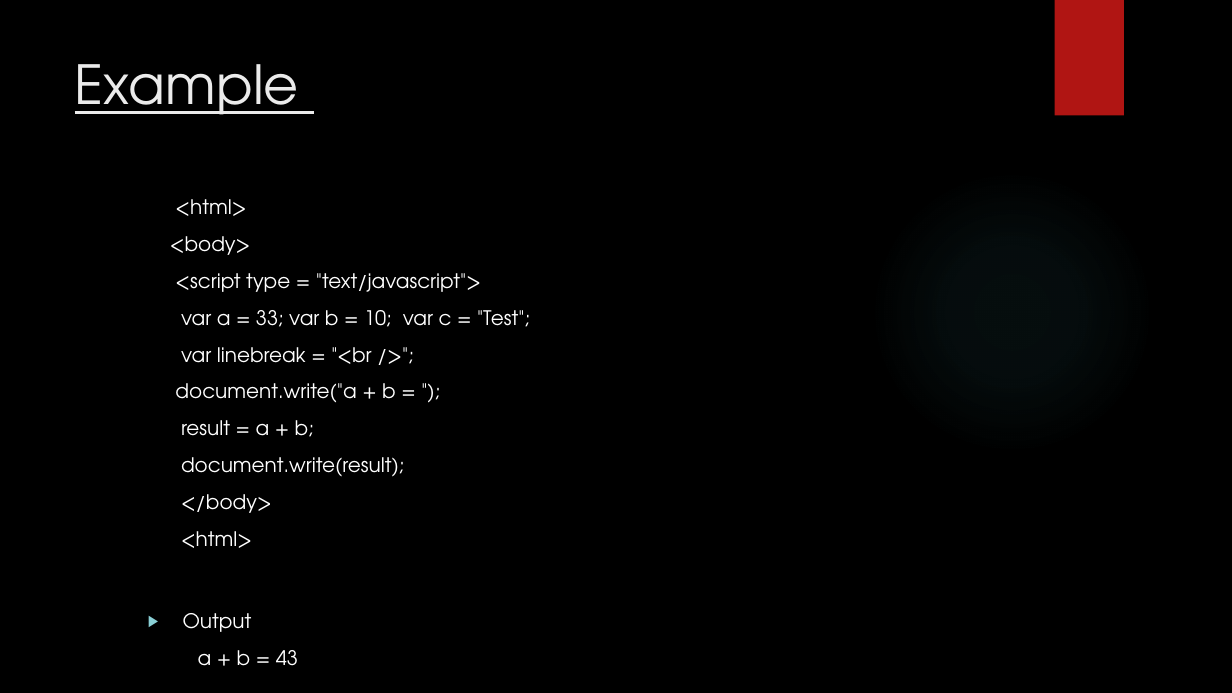
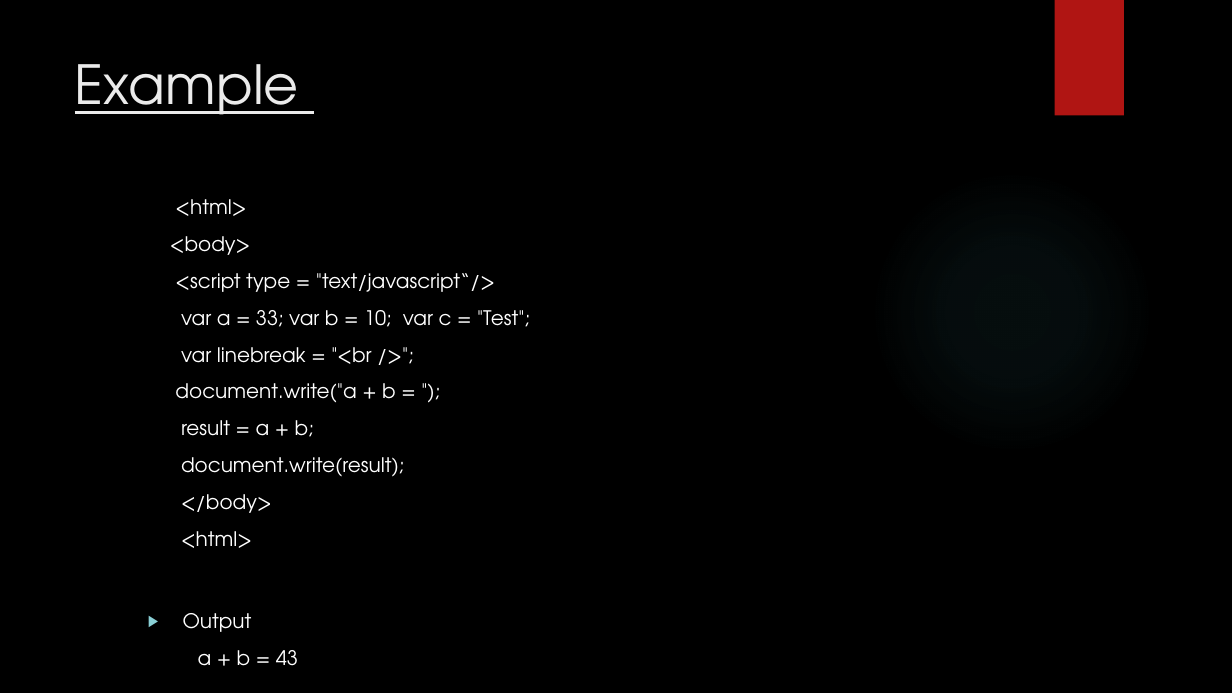
Before and after one commit to prashanthr036/qUnit-WS, a slide deck: slide 9 of docs/TestingQunit.pptx. Drawn at 1232x693 pixels with LibreOffice and Linux fonts; fonts in the diff are those of the drawing; background and template pictures are left out. Boxes give left, top, right and bottom in pixels: in the first picture for what was removed or moved away, otherwise in the second. Text is boxed around its words. In the diff, an @@ line names an element or a change of style, - is before the commit and + after.

```diff
--- a/docs/TestingQunit.pptx
+++ b/docs/TestingQunit.pptx
@@ text at <box>175,273,495,292</box>: text changed @@
-<script type = "text/javascript">
+<script type = "text/javascript“/>
```
Also in this commit, not shown: 2 other slides changed, 1 slide added, 1 slide removed.
